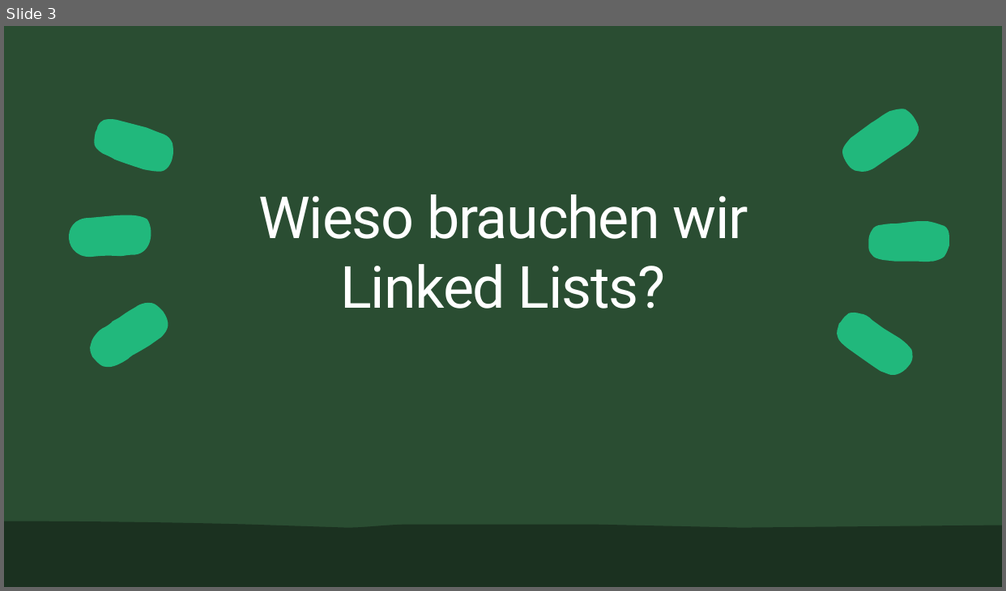
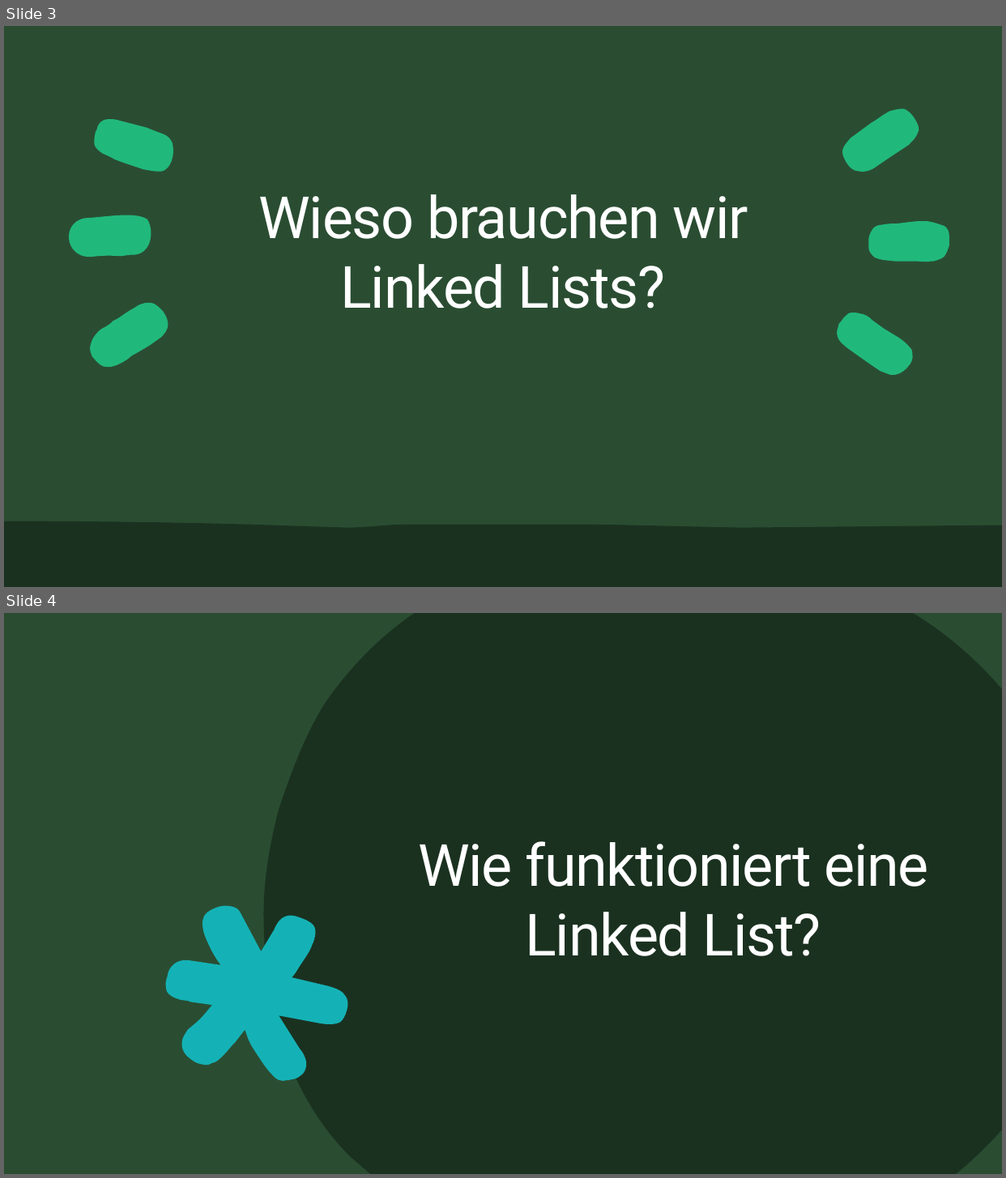
Before and after one commit to ByteWolf-dev/Baitura-Leeb-LinkedList-2022, a slide deck: Artifacts/Linked List.pptx. Shown one above the other, each under a label of ours: slide 3 before the commit, slides 3 and 4 after it. The pictures are 1006x591 and 1006x1178 pixels, drawn with LibreOffice and Linux fonts; fonts in the diff are those of the drawing. Boxes give left, top, right and bottom in pixels: in the first picture for what was removed or moved away, otherwise in the second. Text is boxed around its words. In the diff, an @@ line names an element or a change of style, - is before the commit and + after.

```diff
--- a/Artifacts/Linked List.pptx
+++ b/Artifacts/Linked List.pptx
@@ slide 4 added at (4,613,1002,1174), background #1B3120 @@
@@ rectangle added at (4,613,1002,1174), fill #2A4D32 @@
@@ freeform shape added at (264,613,1002,1174), fill #1B3120 @@
@@ title added at (418,841,929,956), 56 pt, text #FFFFFF @@
+Wie funktioniert eine Linked List?
@@ freeform shape added at (128,869,377,1122), fill #14B2B6 @@
```
Also in this commit, not shown: 1 other slide added, 34 other files.
